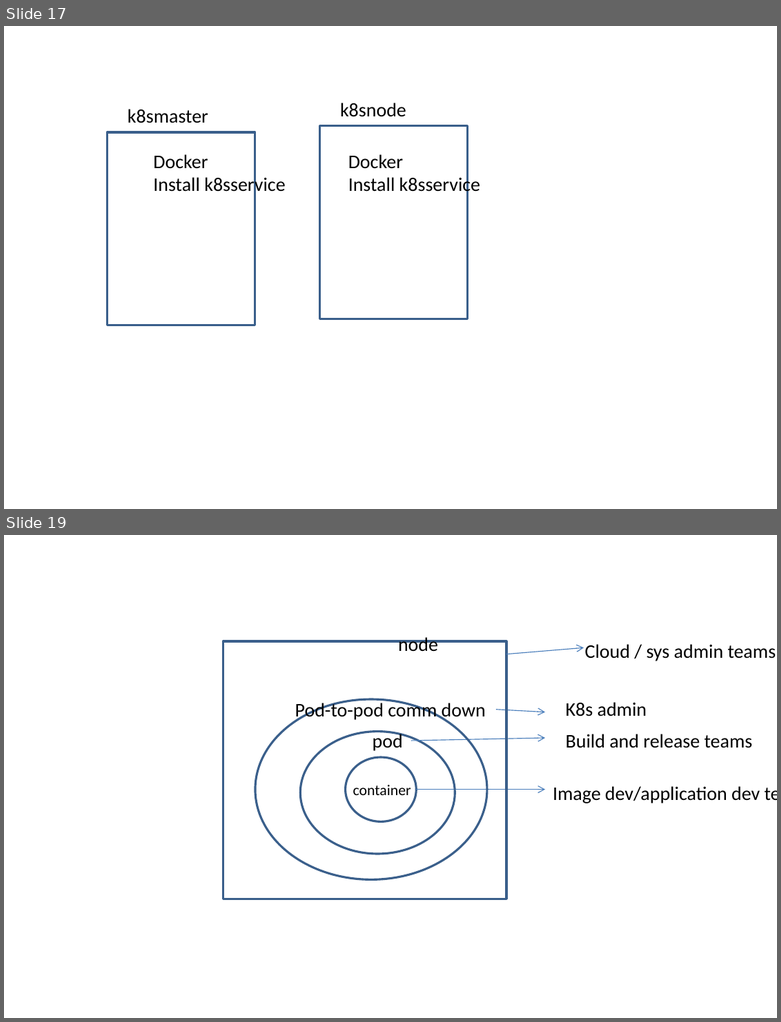
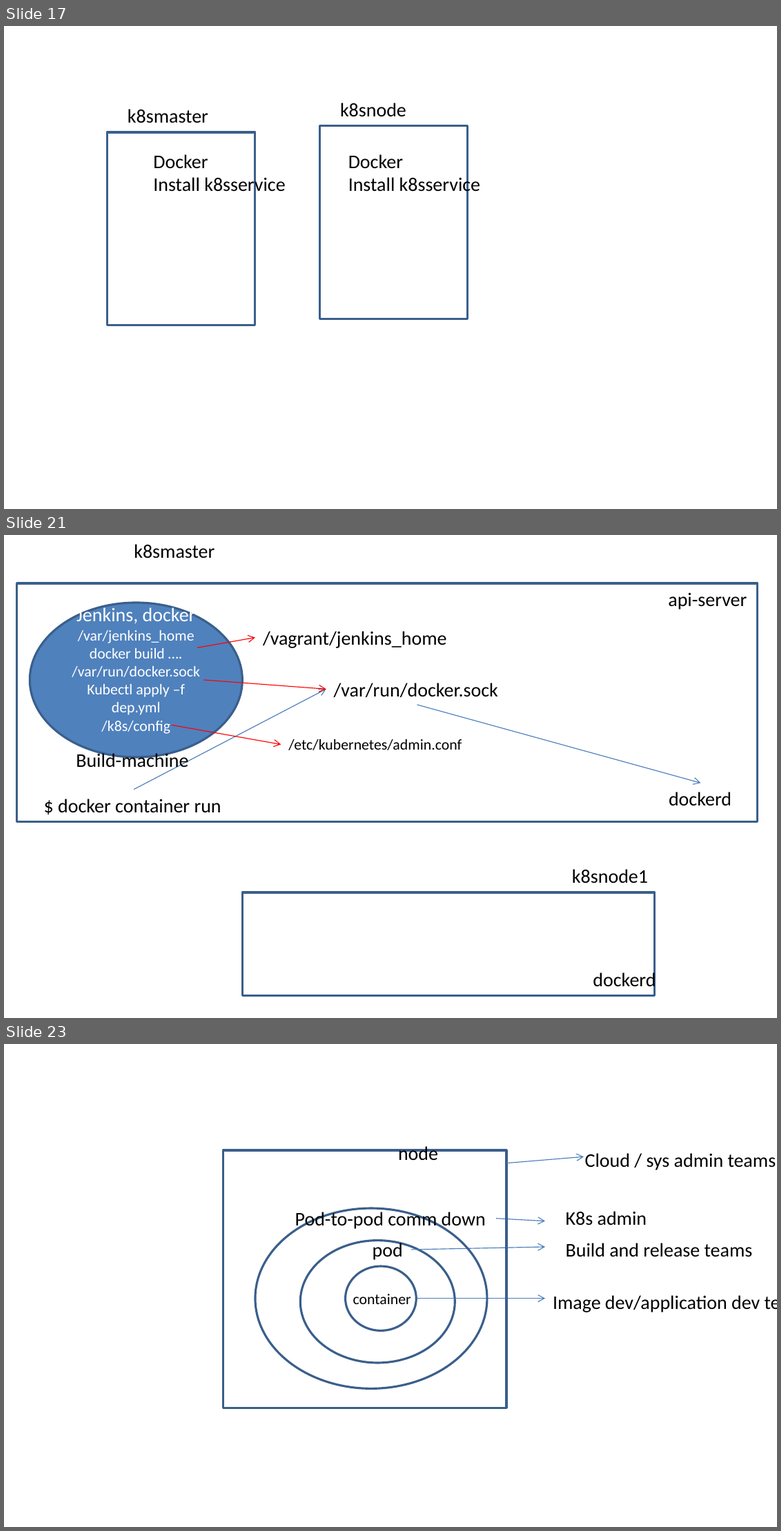
Before and after one commit to AdityaSP/ora-jul15-dock-kube, a slide deck: rough-diag.pptx. Shown one above the other, each under a label of ours: slides 17 and 19 before the commit, slides 17, 21 and 23 after it; the slides between them are not shown. The pictures are 781x1022 and 781x1531 pixels, drawn with LibreOffice and Linux fonts; fonts in the diff are those of the drawing. Boxes give left, top, right and bottom in pixels: in the first picture for what was removed or moved away, otherwise in the second. Text is boxed around its words. In the diff, an @@ line names an element or a change of style, - is before the commit and + after.

```diff
--- a/rough-diag.pptx
+++ b/rough-diag.pptx
@@ slide 21 added at (x1=4, y1=535, x2=777, y2=1018), background #FFFFFF @@
@@ text added at (x1=134, y1=544, x2=214, y2=558), 18 pt, text #000000 @@
+k8smaster
@@ rectangle added at (x1=17, y1=583, x2=757, y2=821), outline #3A5F8C 2 pt @@
@@ text added at (x1=668, y1=592, x2=746, y2=610), 18 pt, text #000000 @@
+api-server
@@ ellipse added at (x1=30, y1=603, x2=242, y2=758), fill #4F81BD, outline #3A5F8C 2 pt, 14 pt, text #FFFFFF @@
+Jenkins, docker
+/var/jenkins_home
+docker build ….
+/var/run/docker.sock
+Kubectl apply –f dep.yml
+/k8s/config
@@ arrow added from (197, 648) to (255, 638), #FF0000 0.75 pt @@
@@ text added at (x1=263, y1=631, x2=447, y2=648), 18 pt, text #000000 @@
+/vagrant/jenkins_home
@@ arrow added from (134, 789) to (326, 689), #4B7EBC 0.75 pt @@
@@ arrow added from (203, 681) to (326, 689), #FF0000 0.75 pt @@
@@ text added at (x1=334, y1=683, x2=498, y2=698), 18 pt, text #000000 @@
+/var/run/docker.sock
@@ arrow added from (417, 705) to (700, 783), #4B7EBC 0.75 pt @@
@@ arrow added from (172, 725) to (281, 745), #FF0000 0.75 pt @@
@@ text added at (x1=288, y1=739, x2=461, y2=750), 14 pt, text #000000 @@
+/etc/kubernetes/admin.conf
@@ text added at (x1=76, y1=751, x2=188, y2=772), 18 pt, text #000000 @@
+Build-machine
@@ text added at (x1=58, y1=799, x2=221, y2=813), 18 pt, text #000000 @@
+$ docker container run
@@ text added at (x1=668, y1=792, x2=731, y2=806), 18 pt, text #000000 @@
+dockerd
@@ text added at (x1=572, y1=869, x2=648, y2=883), 18 pt, text #000000 @@
+k8snode1
@@ rectangle added at (x1=242, y1=892, x2=654, y2=995), outline #3A5F8C 2 pt @@
@@ text added at (x1=593, y1=970, x2=655, y2=990), 18 pt, text #000000 @@
+dockerd
@@ what was slide 19 is now slide 23 @@
```
Also in this commit, not shown: 2 slides changed, 3 other slides added.
